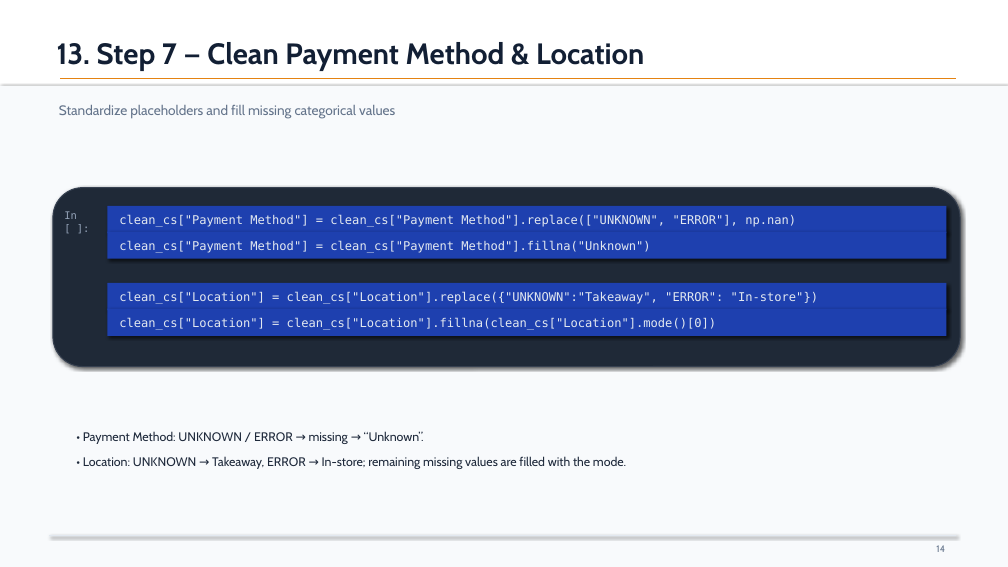
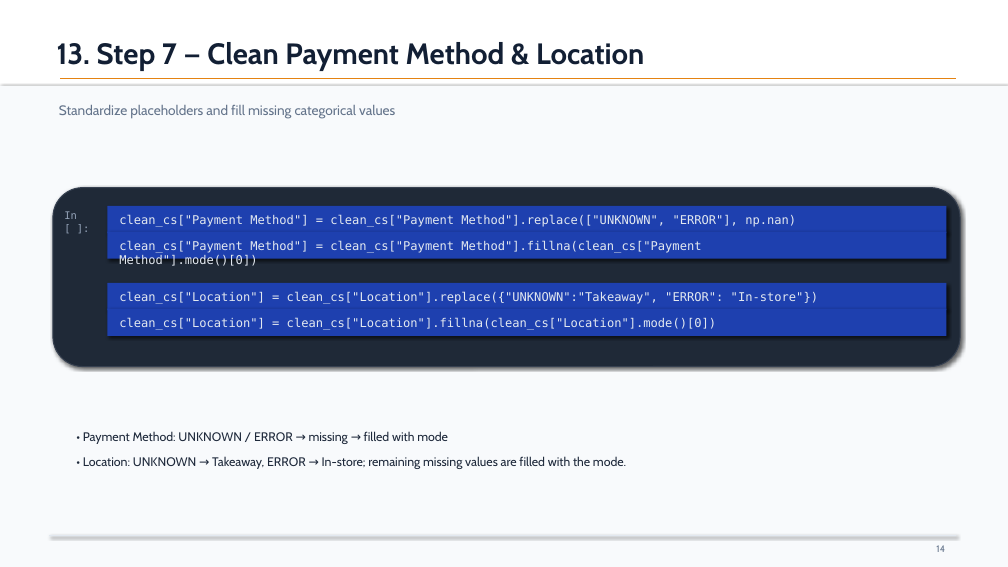
Before and after one commit to NeelaSaranyaS/Cafe_Sales, a slide deck: slide 14 of Cafe_Sales_DC.pptx. Drawn at 1008x567 pixels with LibreOffice and Linux fonts; fonts in the diff are those of the drawing. Boxes give left, top, right and bottom in pixels: in the first picture for what was removed or moved away, otherwise in the second. Text is boxed around its words. In the diff, an @@ line names an element or a change of style, - is before the commit and + after.

```diff
--- a/Cafe_Sales_DC.pptx
+++ b/Cafe_Sales_DC.pptx
@@ text at [119, 240, 701, 266]: text changed @@
-clean_cs["Payment Method"] = clean_cs["Payment Method"].fillna("Unknown")
+clean_cs["Payment Method"] = clean_cs["Payment Method"].fillna(clean_cs["Payment Method"].mode()[0])
@@ text at [83, 431, 448, 444]: text changed @@
-• Payment Method: UNKNOWN / ERROR → missing → “Unknown”.
+• Payment Method: UNKNOWN / ERROR → missing → filled with mode
```
Also in this commit, not shown: 8 other slides changed, 2 other files.
